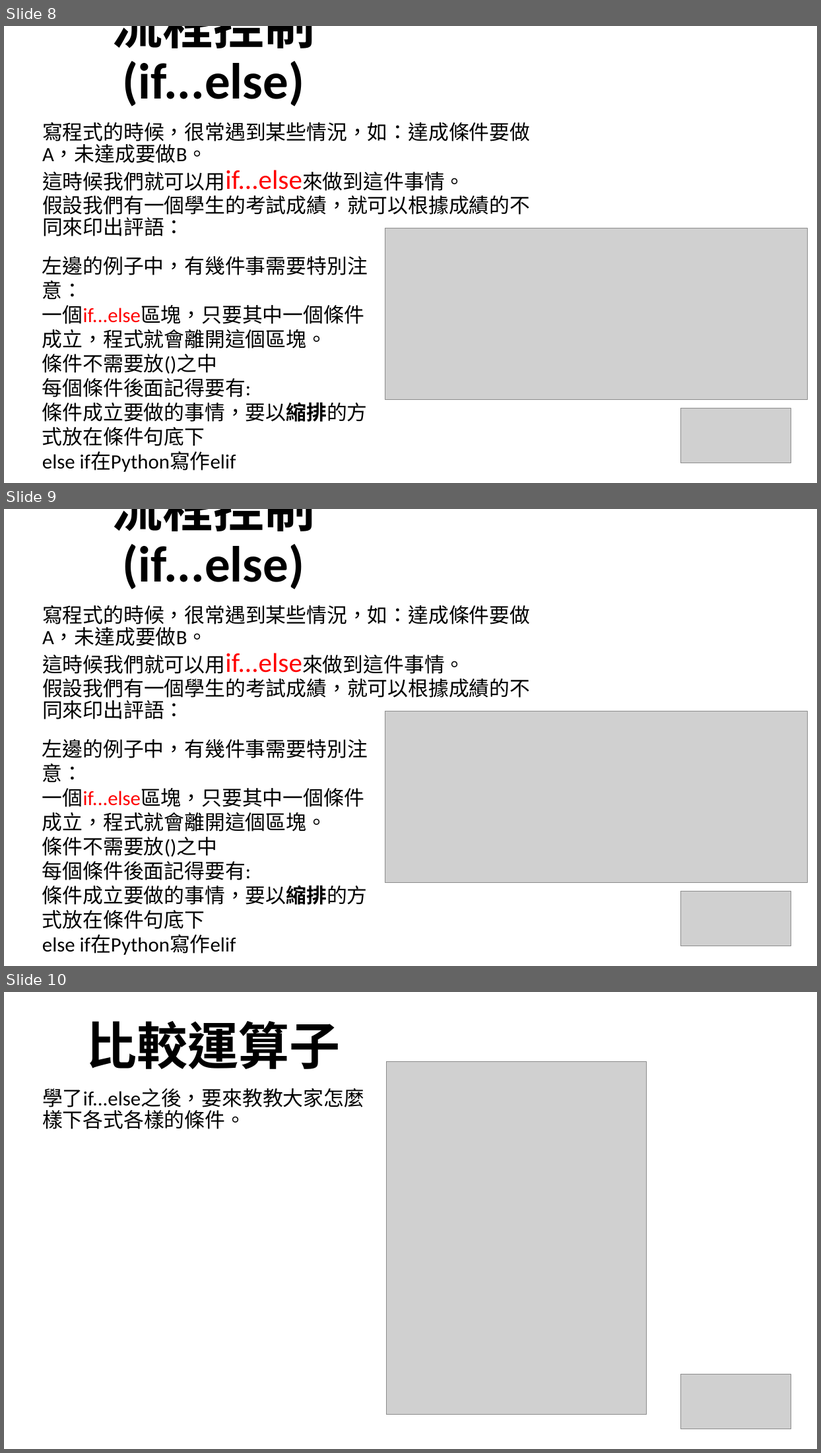
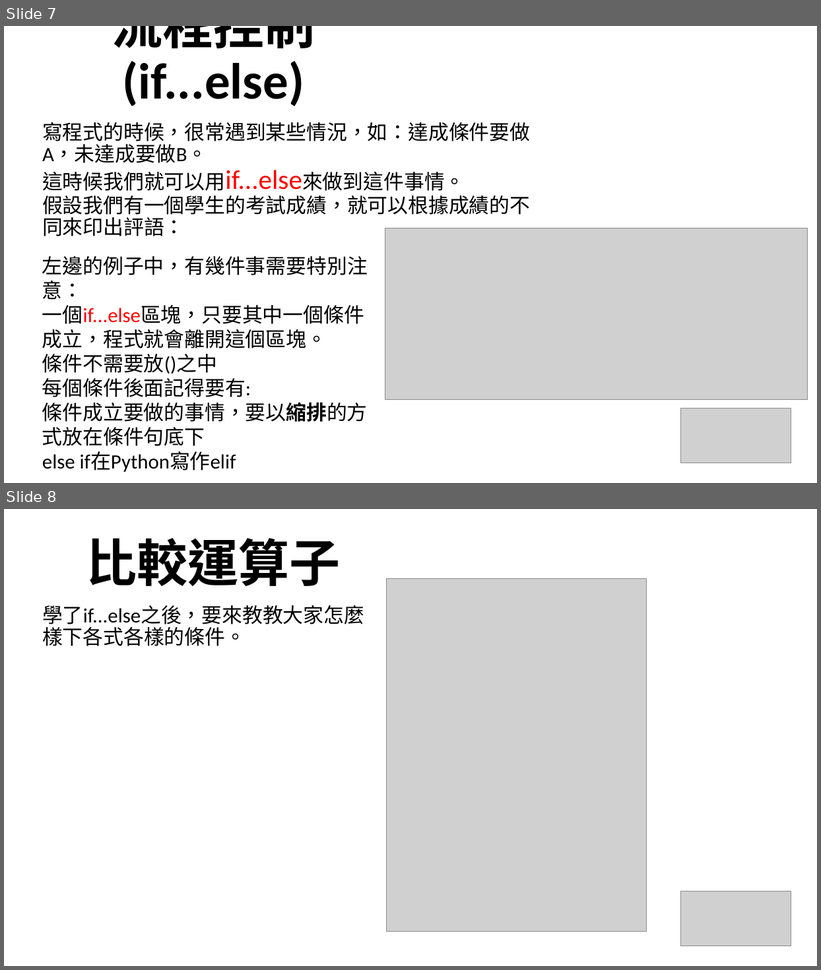
Before and after one commit to raywongstudy/python_workshop, a slide deck: python workshop.pptx. Shown one above the other, each under a label of ours: slides 8, 9 and 10 before the commit, slides 7 and 8 after it. The pictures are 821x1453 and 821x970 pixels, drawn with LibreOffice and Linux fonts; fonts in the diff are those of the drawing; grey boxes stand for pictures. Boxes give left, top, right and bottom in pixels: in the first picture for what was removed or moved away, otherwise in the second. Text is boxed around its words. In the diff, an @@ line names an element or a change of style, - is before the commit and + after.

```diff
--- a/python workshop.pptx
+++ b/python workshop.pptx
@@ slide 9 removed at bbox=[4, 509, 817, 966], background #FFFFFF @@
@@ title removed at bbox=[112, 509, 315, 590] @@
-流程控制(if...else)
@@ subtitle removed at bbox=[42, 605, 530, 720] @@
-寫程式的時候，很常遇到某些情況，如：達成條件要做A，未達成要做B。
-這時候我們就可以用if...else來做到這件事情。
-假設我們有一個學生的考試成績，就可以根據成績的不同來印出評語：
@@ picture removed at bbox=[385, 712, 808, 883] @@
@@ text removed at bbox=[42, 739, 368, 955] @@
-左邊的例子中，有幾件事需要特別注意：
-一個if...else區塊，只要其中一個條件成立，程式就會離開這個區塊。
-條件不需要放()之中
-每個條件後面記得要有:
-條件成立要做的事情，要以縮排的方式放在條件句底下
-else if在Python寫作elif
@@ picture removed at bbox=[681, 891, 791, 947] @@
@@ what was slide 8 is now slide 7 @@
@@ what was slide 10 is now slide 8 @@
```
Also in this commit, not shown: 1 slide added, 1 other slide removed, 1 other file.
